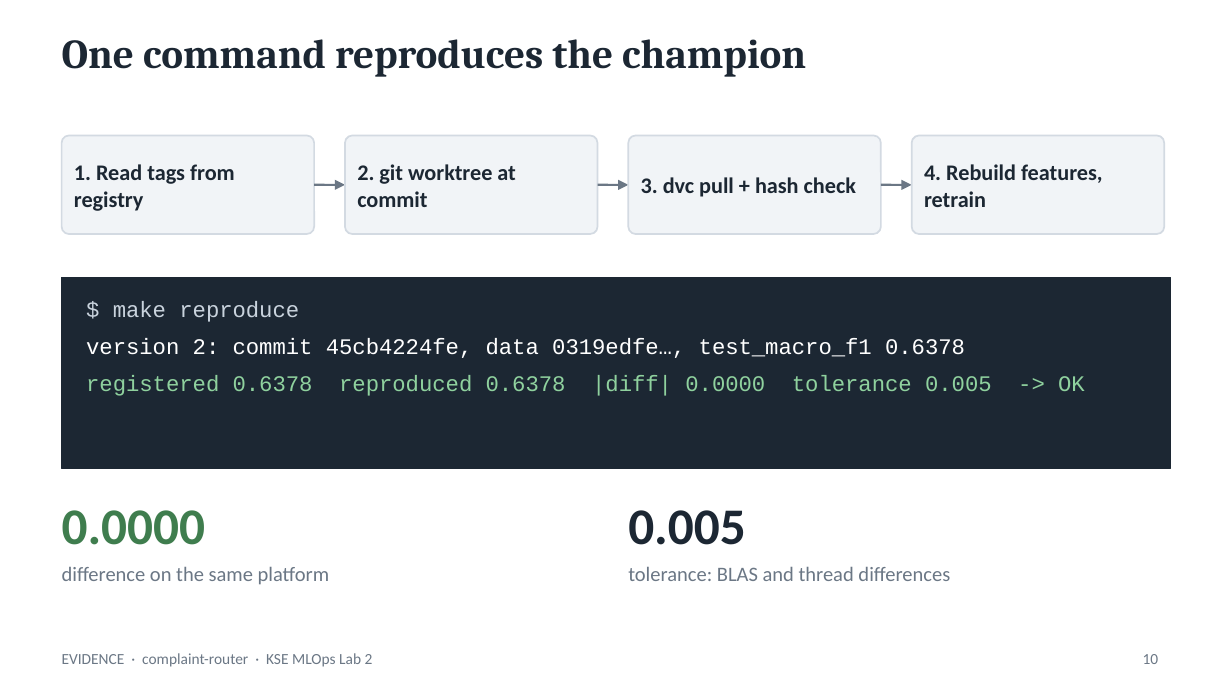
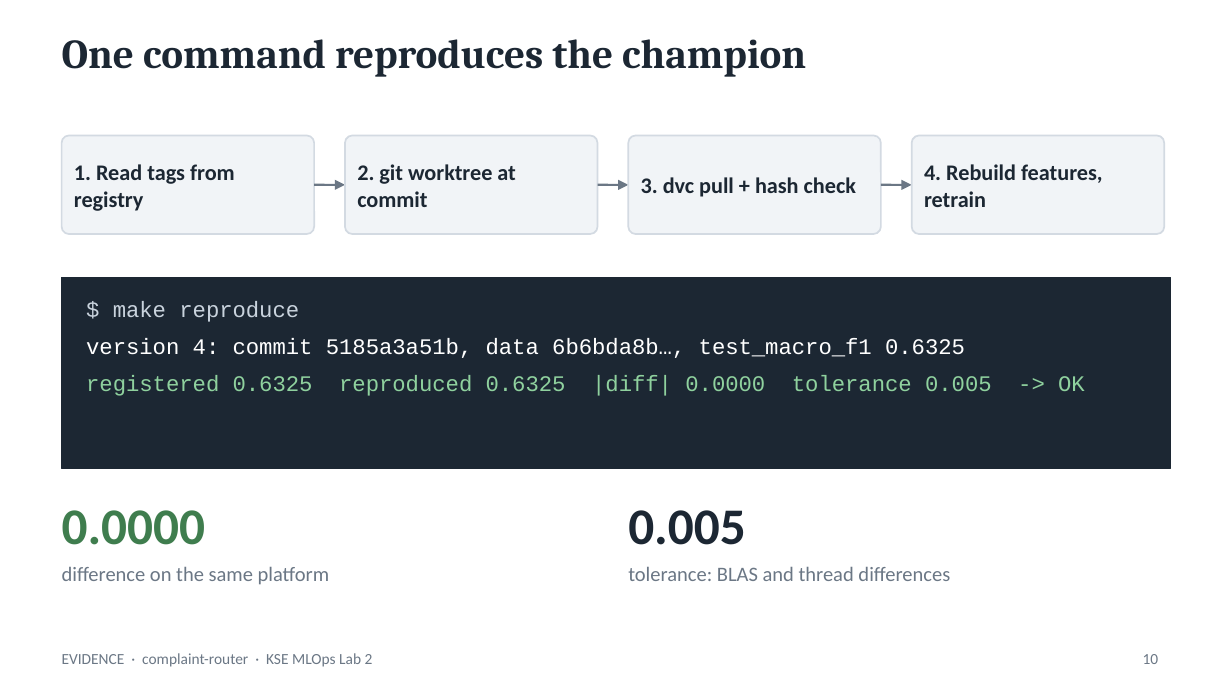
Before and after one commit to goodfrog33/kse-mlops-complaint-router, a slide deck: slide 10 of docs/presentation/complaint-router-lab2.pptx. Drawn at 1232x693 pixels with LibreOffice and Linux fonts; fonts in the diff are those of the drawing. Boxes give left, top, right and bottom in pixels: in the first picture for what was removed or moved away, otherwise in the second. Text is boxed around its words. In the diff, an @@ line names an element or a change of style, - is before the commit and + after.

```diff
--- a/docs/presentation/complaint-router-lab2.pptx
+++ b/docs/presentation/complaint-router-lab2.pptx
@@ text at <box>86,338,1085,396</box>: text changed @@
-version 2: commit 45cb4224fe, data 0319edfe…, test_macro_f1 0.6378
-registered 0.6378 reproduced 0.6378 |diff| 0.0000 tolerance 0.005 -> OK
+version 4: commit 5185a3a51b, data 6b6bda8b…, test_macro_f1 0.6325
+registered 0.6325 reproduced 0.6325 |diff| 0.0000 tolerance 0.005 -> OK
```
Also in this commit, not shown: 9 other slides changed, 10 other files.
